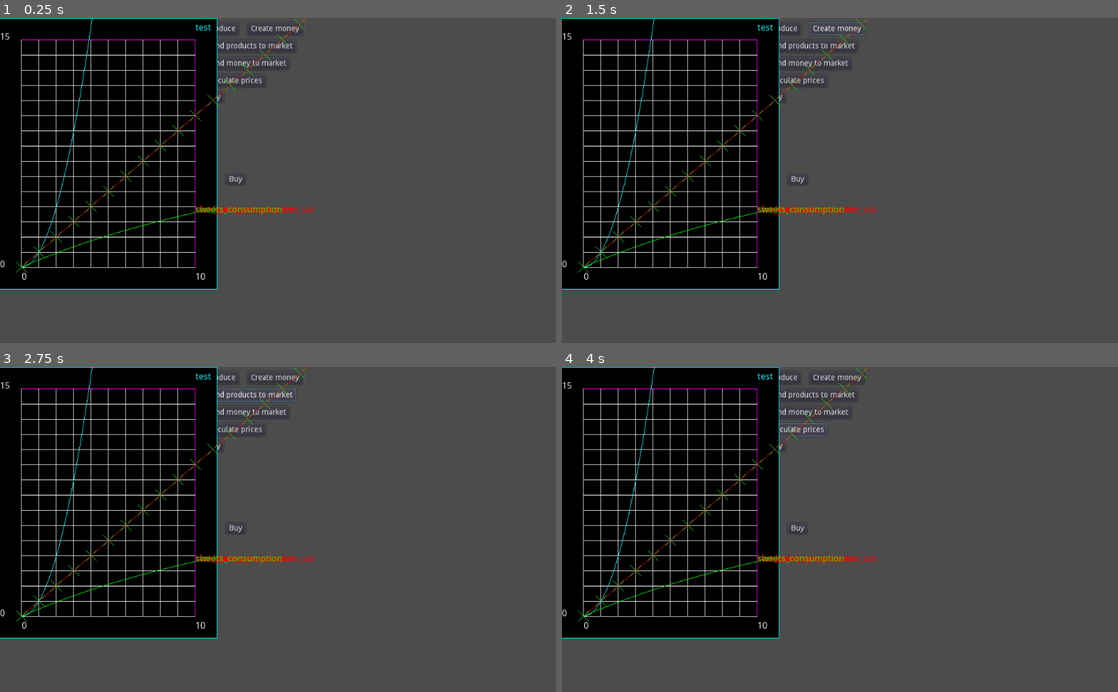
Above: before the commit, frames 1-4 (two rows, left to right).
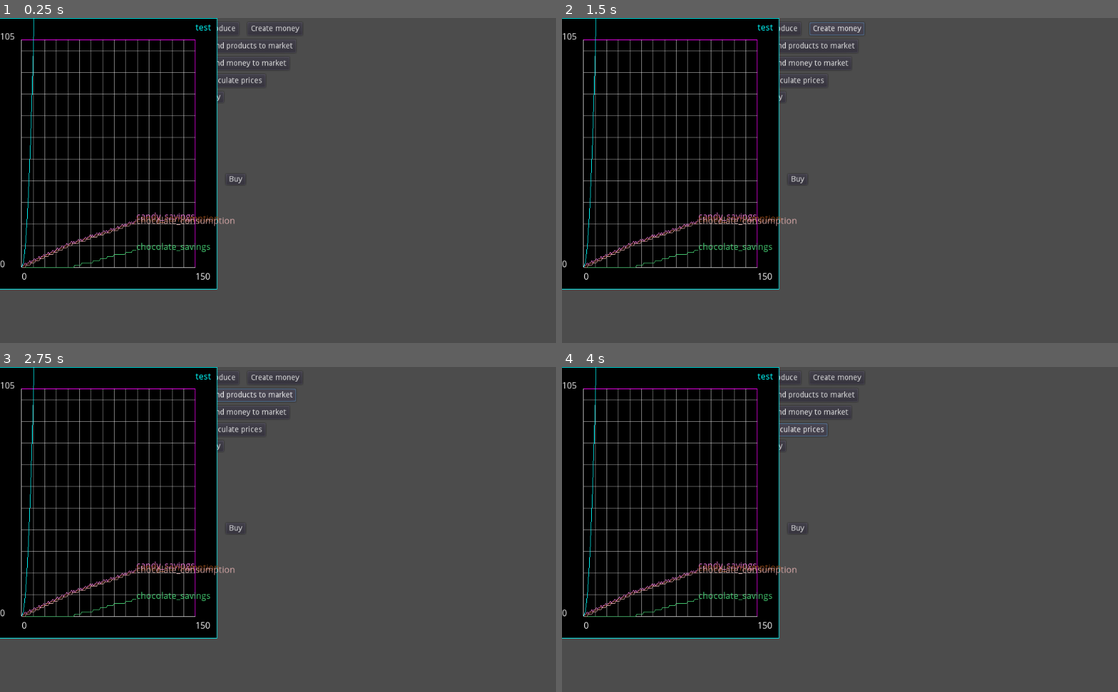
Above: after the commit, the same moments.

Repository: carlostgit/Fiat2
Game: Godot game, scene res://Fiat.tscn
The game is run twice, just before and just after one commit, with the same random seed, the same clock (stepped at 60 frames per second) and the same inputs.
Inputs:
- Up to frame 1 (0.25 s): no input
- Up to frame 2 (1.5 s): click "Produce" at 0.5 s; click "Create money" at 1.25 s
- Up to frame 3 (2.75 s): click "Send products to market" at 2 s
- Up to frame 4 (4 s): click "Send money to market" at 2.75 s; click "Calculate prices" at 3.5 s

The runs differ from the first frame. In frame 1, 5.8% of the frame differs, in the area x 0-57%, y 0-81%; in frame 2, 5.8%; in frame 3, 5.8%; in frame 4, 5.8%.

Commit message:
Mejoras en Plotter, en la rejilla. También añado test en PriceCalculationTester

Diff:
--- a/Plotter/Plotter.gd
+++ b/Plotter/Plotter.gd
@@ -39,6 +39,8 @@
 #Grupos de puntos
 var _groupid_points:Dictionary = {}
 var _groupid_color:Dictionary = {}
+var _groupid_label:Dictionary = {}
+
 #
 # Called when the node enters the scene tree for the first time.
 func _ready():
@@ -51,8 +53,8 @@
 #	_func_label_dict[test_funcref]="test"
 	updated_size()
 
-
 	pass
+
 
 func clear():
 	_func_array.clear()
@@ -63,11 +65,14 @@
 
 	_func_color_dict.clear()
 	_groupid_color.clear()
+	_groupid_label.clear()
 
 
 func clear_group_of_points(groupid_arg:int):
 	_groupid_points.erase(groupid_arg)
 	_groupid_color.erase(groupid_arg)
+	_groupid_label.erase(groupid_arg)
+
 
 func add_func_ref(func_ref_arg:FuncRef, func_args_arg = [], label_arg:String = "", color_arg:Color = Color(0,1,1))->void:
 	_func_array.append(func_ref_arg)
@@ -77,13 +82,11 @@
 
 	_func_color_dict[func_ref_arg]=color_arg
 
+
 func default_test_function(x_arg:float) -> float:
 	var y:float = x_arg*x_arg
 	return y
-#
-#
-#func _init(y_bottom_arg:float, x_left_arg:float, x_zoom_arg:float,y_zoom_arg:float,max_quantity_arg:float,num_of_calculated_points_arg:int, canvas_item_arg:CanvasItem):
-#	init(y_bottom_arg,x_left_arg,x_zoom_arg,y_zoom_arg,max_quantity_arg,num_of_calculated_points_arg,canvas_item_arg)
+
 
 func updated_size()->void:
 	_canvas_item = self
@@ -108,11 +111,10 @@
 	_calculated_points_per_unit = float(_max_x)/float(_total_num_of_calculated_points)
 
 
-
-
 func _init(x_max_arg:float=5, y_max_arg:float=10, left_margin_arg:float=40, right_margin_arg:float=40, top_margin_arg:float=40, bottom_margin_arg:float=40, points_calculated_arg=100):
 	self.connect("item_rect_changed",self,"updated_size")
 	init(x_max_arg, y_max_arg, left_margin_arg, right_margin_arg, top_margin_arg, bottom_margin_arg, points_calculated_arg)
+
 
 func init(x_max_arg:float, y_max_arg:float, left_margin_arg:float=40, right_margin_arg:float=40, top_margin_arg:float=40, bottom_margin_arg:float=40, points_calculated_arg=100):
 
@@ -143,24 +145,6 @@
 
 	_calculated_points_per_unit = float(_max_x)/float(_total_num_of_calculated_points)
 
-#	var test_funcref = funcref( self, "default_test_function")
-#	_func_array.append(test_funcref)
-#	_label_array.append("test")
-
-
-#func init_old(y_bottom_arg:float, x_left_arg:float, x_zoom_arg:float,y_zoom_arg:float,max_quantity_arg:float,num_of_calculated_points_arg:int, canvas_item_arg:CanvasItem):
-#	_height=y_bottom_arg-_top_margin
-#	_left_margin=x_left_arg
-#
-#	_width_per_calculated_point=x_zoom_arg
-#	_y_zoom=y_zoom_arg
-#
-#	_max_x = max_quantity_arg
-#
-#	_total_num_of_calculated_points = num_of_calculated_points_arg
-#	_canvas_item = canvas_item_arg
-#
-#	_calculated_points_per_unit = float(_max_x)/float(_total_num_of_calculated_points)
 
 func _draw():
 	draw_background()
@@ -189,6 +173,7 @@
 		_func_label_dict.erase(not_valid_func)
 		_func_array.remove(index_of_not_valid_func)
 
+
 func draw_background():
 
 	var rect_width:float = self.get_rect().size.x
@@ -218,17 +203,34 @@
 #	_canvas_item.draw_line(Vector2(_left_margin,_height+_top_margin-1*_y_zoom),Vector2(_width+_left_margin,_height+_top_margin-1*_y_zoom), Color(1,1,1)) #Value of 1 line
 
 	#Dibujo de líneas horizontales
-	for line_y in self._max_y:
-		if (line_y>0 and line_y < self._max_y):
-			_canvas_item.draw_line(Vector2(_left_margin,_height+_top_margin-line_y*_y_zoom),Vector2(_width+_left_margin,_height+_top_margin-line_y*_y_zoom), Color(1,1,1)) #Value of 1 line
+#	Primero calculo cuántas líneas quiero dibujar. No quiero dibujar más de 100 líneas
+
+	var num_hor_lines_to_draw:float = self._max_y
+	var ten_times_reductions_in_hor_lines:int = 0
+	while num_hor_lines_to_draw>100:
+		num_hor_lines_to_draw = num_hor_lines_to_draw/(10)
+		ten_times_reductions_in_hor_lines += 1
+
+	for value_y_of_line in range(0, self._max_y, pow(10,ten_times_reductions_in_hor_lines)):
+		if (value_y_of_line>0 and value_y_of_line < self._max_y):
+			_canvas_item.draw_line(Vector2(_left_margin,_height+_top_margin-value_y_of_line*_y_zoom),Vector2(_width+_left_margin,_height+_top_margin-value_y_of_line*_y_zoom), Color(1,1,1,0.5)) #Value of 1 line
 
 	#10 líneas verticales
 #	for line in range(1,10):
 #		_canvas_item.draw_line(Vector2((line*_total_num_of_calculated_points/10)*_width_per_calculated_point+_left_margin,_height+_top_margin),Vector2((line*_total_num_of_calculated_points/10)*_width_per_calculated_point+_left_margin,_top_margin), Color(1,1,1)) #Cuantity of 50 line
 
-	for line_x in self._max_x:
-		if (line_x>0 and line_x<self._max_x):
-			_canvas_item.draw_line(Vector2(line_x*_x_zoom+_left_margin,_height+_top_margin),Vector2(line_x*_x_zoom+_left_margin,_top_margin), Color(1,1,1))
+	#Dibujo de líneas verticales
+#	Primero calculo cuántas líneas quiero dibujar. No quiero dibujar más de 100 líneas
+	var num_vert_lines_to_draw = self._max_x
+	var ten_times_reductions_in_vert_lines:int = 0
+	while num_vert_lines_to_draw>100:
+		num_vert_lines_to_draw = num_vert_lines_to_draw/(10)
+		ten_times_reductions_in_vert_lines += 1
+
+#	for line_x in self._max_x:
+	for value_x_of_line in range(0, self._max_x ,pow(10,ten_times_reductions_in_vert_lines)):
+		if (value_x_of_line>0 and value_x_of_line<self._max_x):
+			_canvas_item.draw_line(Vector2(value_x_of_line*_x_zoom+_left_margin,_height+_top_margin),Vector2(value_x_of_line*_x_zoom+_left_margin,_top_margin), Color(1,1,1,0.5))
 
 	#Línea x
 	_canvas_item.draw_line(Vector2(_left_margin,_height+_top_margin),Vector2(_left_margin+_width,_height+_top_margin), Color(1,1,1)) #Cuantity of 100 line
@@ -285,18 +287,18 @@
 		label_pos.y=font_size_y;
 #
 	_canvas_item.draw_string(_font,label_pos,label_arg,color_arg)
-#	_canvas_item.draw_line(Vector2(last_x, last_y),Vector2(last_x+10, last_y+10),color_arg)
-
 
 
 func add_point(point_arg:Vector2):
 	_points_to_draw.append(point_arg)
 
-func add_point_group(group_id:int, points_arg:Array, color_arg:Color = Color(0,1,1)):
-#	_points_to_draw.append(point_arg)
+
+func add_point_group(group_id:int, points_arg:Array, color_arg:Color = Color(0,1,1), label_arg = ""):
 
 	_groupid_points[group_id] = points_arg
 	_groupid_color[group_id] = color_arg
+	_groupid_label[group_id] = label_arg
+
 
 func draw_points(color_arg:Color = Color(0,1,0)):
 
@@ -320,9 +322,11 @@
 
 	for id in _groupid_points.keys():
 		var points:Array = _groupid_points[id]
+		var color:Color = _groupid_color[id]
 		if points.empty():
 			continue
 
+		var last_point_position:Vector2 = Vector2()
 		var previous_point:Vector2 = points.front()
 		var count:int = 0
 		for point in points:
@@ -348,7 +352,17 @@
 			var x2:float = _x_zoom*x
 			var x_canvas:float = _left_margin+x2
 
-			var color:Color = _groupid_color[id]
 			_canvas_item.draw_line(Vector2(x_canvas_prev,y_canvas_prev),Vector2(x_canvas,y_canvas),color)
 
+			last_point_position = Vector2(x_canvas,y_canvas)
+
 			previous_point = point
+
+		var label_point_position:Vector2 = last_point_position
+		var label:String = self._groupid_label[id]
+
+		var font_size_y:float = _font.get_string_size("0").y
+		if (label_point_position.y<font_size_y):
+			label_point_position.y=font_size_y;
+#
+		_canvas_item.draw_string(_font,label_point_position,label,color)
--- a/PriceCalculation/PriceCalculationTester.gd
+++ b/PriceCalculation/PriceCalculationTester.gd
@@ -16,8 +16,8 @@
 # Called when the node enters the scene tree for the first time.
 func _ready():
 
-	var x_max:float = 10
-	var y_max:float = 15
+	var x_max:float = 150
+	var y_max:float = 105
 	var plotter:Plotter = Plotter.new(x_max,y_max)
 	plotter.set_size(Vector2(400,400))
 	plotter.set_size(Vector2(400,500))
@@ -89,40 +89,100 @@
 	print (combos_result)
 
 #
-#	TODO: Preparar en Plotter un método add_func_ref_with_args para poder hacer lo siguiente
-	var func_calc_satisf = funcref(self,"test_satisfaction")
-#	var func_args_array = ["candy",satisfaction_calculator]
-	var func_args_array = ["candy_consumption",satisfaction_calculator]
-	plotter.add_func_ref(func_calc_satisf, func_args_array, "test_candy_consumption_sat",Color(1,0,0) )
-
-#	Tests de nuevas funciones de Plotter
-	for i in range(100):
-		plotter.add_point(Vector2(i,i))
-		plotter.add_point(Vector2(i,i))
-#
-	var point_group_id:int = 23
-	var point_group_array:Array = []
-	for k in range(100):
-		point_group_array.append(Vector2(k,k))
-
-	plotter.add_point_group(23,point_group_array, Color (1,0,0))
-
-
-	var option_satisf_curve_dict:Dictionary = satisfaction_calculator.get_option_satisf_curve_dict()
-	var combo_satisf_curve_dict:Dictionary = satisfaction_calculator.get_combo_satisf_curve_dict()
-
-	for option in option_satisf_curve_dict:
-		var func_calc_satisf2 = funcref(self,"test_satisfaction")
-	#	var func_args_array = ["candy",satisfaction_calculator]
-		var func_args_array2 = [option,satisfaction_calculator]
-		plotter.add_func_ref(func_calc_satisf2, func_args_array2, option,Color(1,0,0) )
-
-	for combo in combo_satisf_curve_dict:
-		var func_calc_satisf2 = funcref(self,"test_combo_satisfaction")
-	#	var func_args_array = ["candy",satisfaction_calculator]
-		var func_args_array2 = [combo,satisfaction_calculator]
-		plotter.add_func_ref(func_calc_satisf2, func_args_array2, combo,Color(0,1,0) )
-
+##	TODO: Preparar en Plotter un método add_func_ref_with_args para poder hacer lo siguiente
+#	var func_calc_satisf = funcref(self,"test_satisfaction")
+##	var func_args_array = ["candy",satisfaction_calculator]
+#	var func_args_array = ["candy_consumption",satisfaction_calculator]
+#	plotter.add_func_ref(func_calc_satisf, func_args_array, "test_candy_consumption_sat",Color(1,0,0) )
+#
+##	Tests de nuevas funciones de Plotter
+#	for i in range(100):
+#		plotter.add_point(Vector2(i,i))
+#		plotter.add_point(Vector2(i,i))
+##
+#	var point_group_id:int = 23
+#	var point_group_array:Array = []
+#	for k in range(10):
+#		point_group_array.append(Vector2(k,k))
+#
+#	plotter.add_point_group(23,point_group_array, Color (1,0.5,0.5), "group")
+
+
+#	var option_satisf_curve_dict:Dictionary = satisfaction_calculator.get_option_satisf_curve_dict()
+#	var combo_satisf_curve_dict:Dictionary = satisfaction_calculator.get_combo_satisf_curve_dict()
+#
+#	for option in option_satisf_curve_dict:
+#		var func_calc_satisf2 = funcref(self,"test_satisfaction")
+#	#	var func_args_array = ["candy",satisfaction_calculator]
+#		var func_args_array2 = [option,satisfaction_calculator]
+#		plotter.add_func_ref(func_calc_satisf2, func_args_array2, option,Color(1,0,0) )
+#
+#	for combo in combo_satisf_curve_dict:
+#		var func_calc_satisf2 = funcref(self,"test_combo_satisfaction")
+#	#	var func_args_array = ["candy",satisfaction_calculator]
+#		var func_args_array2 = [combo,satisfaction_calculator]
+#		plotter.add_func_ref(func_calc_satisf2, func_args_array2, combo,Color(0,1,0) )
+
+#	if true:
+#		print("Printing trade for:")
+#		var amounts_dict = {"chocolate": 3.0, "candy":3.0}
+#		print(amounts_dict)
+#		var trade:Dictionary = trade_calculator.calculate_trade_for_combidict(amounts_dict)
+#		print("trade:")
+#		print(trade)
+#		print("trade productdict:")
+#		var trade_product_dict = satisfaction_calculator.calculate_productdict_from_optiondict(trade)
+#		print(trade_product_dict)
+
+#	if true:
+#		var product_points_dict:Dictionary = {"chocolate":[],"candy":[]}
+#
+#		for i in range(10):
+#			var input_dict:Dictionary = {"candy":i}
+#			var options_output:Dictionary = trade_calculator.calculate_trade_for_combidict(input_dict)
+#			var trade_product_dict = satisfaction_calculator.calculate_productdict_from_optiondict(options_output)
+#			for product in trade_product_dict:
+#				var vect2:Vector2 = Vector2(i,trade_product_dict[product])
+#				product_points_dict[product].append(vect2)
+#
+#		var count = 0
+#		for product in product_points_dict:
+#			plotter.add_point_group(count,product_points_dict[product], Color (1,0.3,0.3), product)
+#			count += 1
+
+
+	if true:
+		var options:Array = satisfaction_calculator.get_options()
+		var option_points_dict:Dictionary = {}
+		for option in options:
+			option_points_dict[option] = []
+
+		for i in range(100):
+#			var input_dict:Dictionary = {"candy":i}
+#			var options_output:Dictionary = trade_calculator.calculate_trade_for_combidict(input_dict)
+			var options_output:Dictionary = trade_calculator.calculate_best_combidict(i)
+#			var trade_product_dict = satisfaction_calculator.calculate_productdict_from_optiondict(options_output)
+			for option in options_output:
+				var vect2:Vector2 = Vector2(i,options_output[option])
+				option_points_dict[option].append(vect2)
+
+		var count = 0
+		var color_r:float = 0.7
+		var color_g:float = 0.1
+		var color_b:float = 0.3
+		for option in option_points_dict:
+			color_r += 0.3
+			while color_r>1:
+				color_r -= 1
+			color_g += 0.4
+			while color_g>1:
+				color_g -= 1
+			color_b += 0.6
+			while color_b>1:
+				color_b -= 1
+
+			plotter.add_point_group(count,option_points_dict[option], Color (color_r,color_g,color_b,0.9), option)
+			count += 1
 
 
 #	TODO
--- a/PriceCalculation/SatisfactionCalculator.gd
+++ b/PriceCalculation/SatisfactionCalculator.gd
@@ -31,6 +31,8 @@
 									"candy_consumption": "candy",
 									"chocolate_savings": "chocolate",
 									"chocolate_consumption": "chocolate",}
+
+
 
 # Called when the node enters the scene tree for the first time.
 func _ready():
@@ -212,20 +214,26 @@
 
 	var satisf_of_opt_individually = 0.0
 	for option in self._options:
-		var amount_of_option = combidict_arg[option]
-		satisf_of_opt_individually += self.calculate_satifaction_of_option(option,amount_of_option)
-#		var satisf_curve:SatisfactionCurve = _product_satisf_curve_dict[product]
-#		satisf_of_prod_individually += satisf_curve.calculate_satifaction(amount_of_product)
+		if combidict_arg.has(option):
+			var amount_of_option = combidict_arg[option]
+			satisf_of_opt_individually += self.calculate_satifaction_of_option(option,amount_of_option)
+	#		var satisf_curve:SatisfactionCurve = _product_satisf_curve_dict[product]
+	#		satisf_of_prod_individually += satisf_curve.calculate_satifaction(amount_of_product)
 
 	var satisf_of_combi = 0.0
 	for combi_name in self._combos.keys():
 		var amount_of_combi = 0
 		var count = 0
 		for option in _combos[combi_name]:
-			var amount_of_option = combidict_arg[option]
+			var amount_of_option = 0.0
+			if combidict_arg.has(option):
+				amount_of_option = combidict_arg[option]
 			if amount_of_option < amount_of_combi or 0 == count:
 				amount_of_combi = amount_of_option
+			if amount_of_option == 0:
+				break
 			count += 1
+
 		satisf_of_combi += self.calculate_satifaction_of_opt_combo(combi_name,amount_of_combi)
 
 	satisfaction_return = satisf_of_opt_individually+satisf_of_combi
@@ -320,12 +328,17 @@
 	if false==self._combos.has(combo_arg):
 		return 0.0
 
+	if false==self._combo_satisf_curve_dict.has(combo_arg):
+		return 0.0
+
+
 	var ret_satisf = 0.0
 #	var pref_at_0 = self._param_combo_preference_at_0[combi_arg]
 #	var max_satisf = self._param_combo_maximum_quantity_satisf[combi_arg]
 #
 #	ret_satisf = max_satisf*get_diminishing_returns_factor(quantity_arg*pref_at_0/max_satisf)
 #
+
 	var combo_satisf_curve:SatisfactionCurve = self._combo_satisf_curve_dict[combo_arg]
 	ret_satisf = combo_satisf_curve.calculate_satifaction(quantity_arg)
 
@@ -379,3 +392,23 @@
 
 func get_combos()->Dictionary:
 	return self._combos
+
+func calculate_productdict_from_optiondict(option_dict_arg:Dictionary)->Dictionary:
+	var product_dict:Dictionary = {}
+	for option in option_dict_arg:
+		if _option_product_dict.has(option):
+			var product = _option_product_dict[option]
+			if (product_dict.has(product)):
+				product_dict[product] += option_dict_arg[option]
+			else:
+				product_dict[product] = option_dict_arg[option]
+
+		else:
+	#	No sé si está bien que pueda haber products entre las options
+			if _products.has(option):
+				if (product_dict.has(option)):
+					product_dict[option] += option_dict_arg[option]
+				else:
+					product_dict[option] = option_dict_arg[option]
+
+	return product_dict
